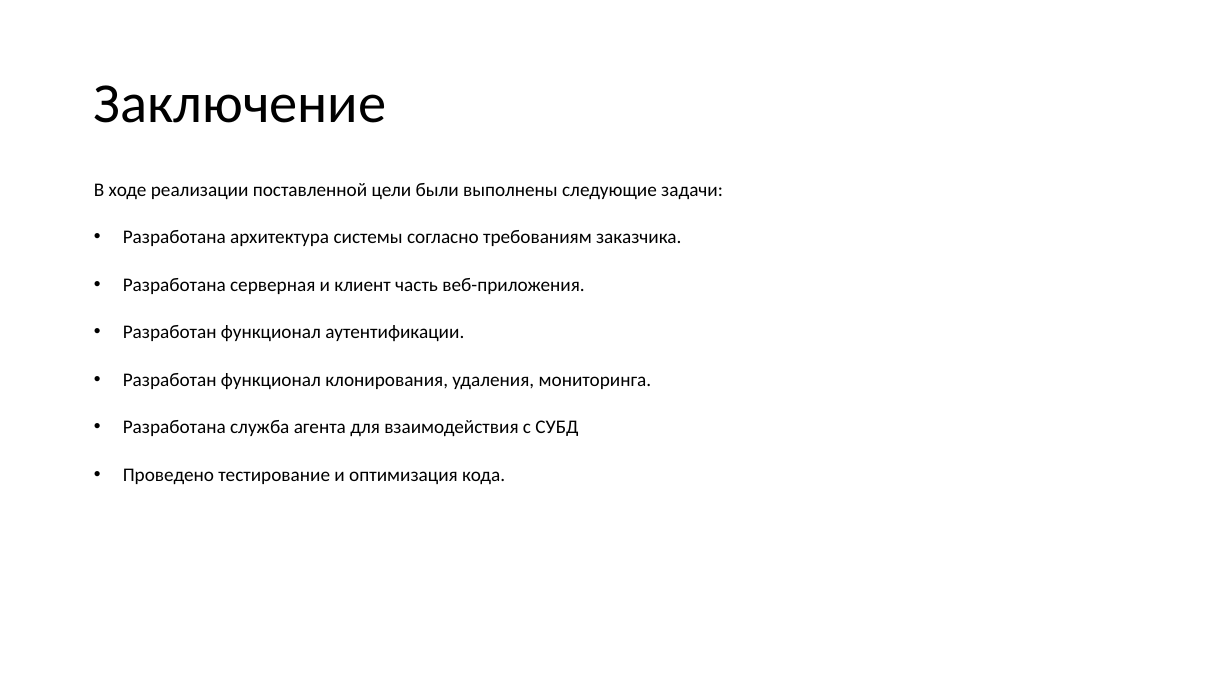
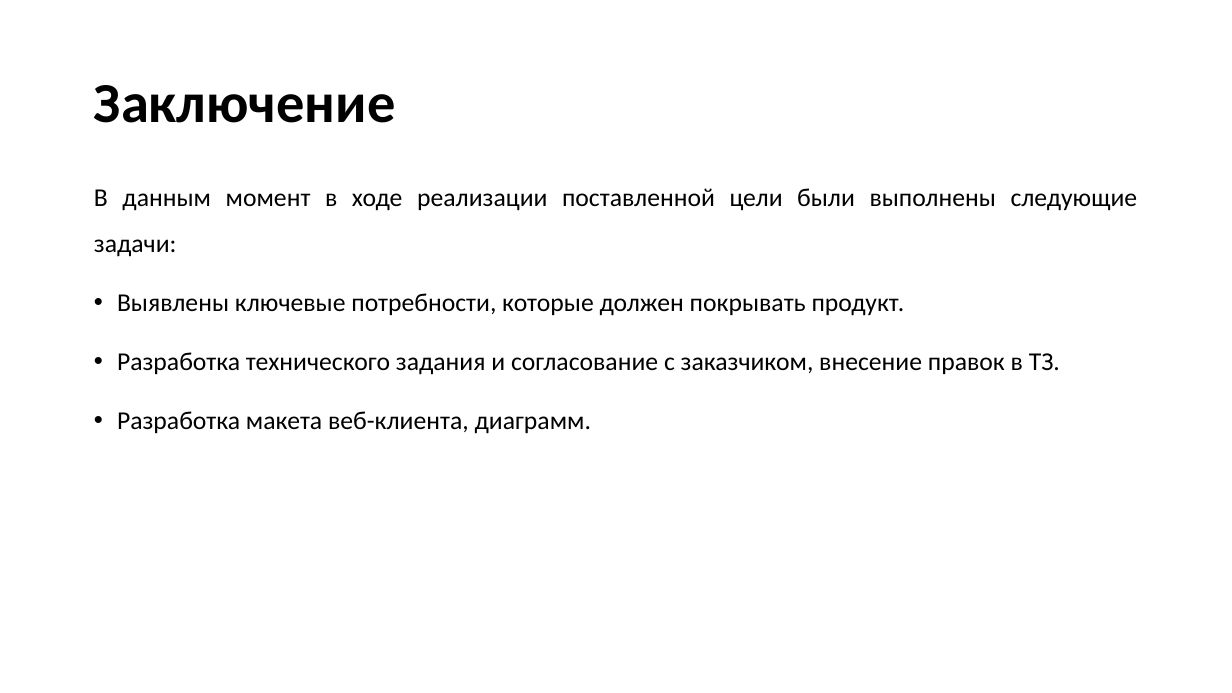
Before and after one commit to Hansola1/VKI, a slide deck: slide 12 of Диплом/Бородина_Анастасия_Владимировна_2207Д2.pptx. Drawn at 1232x693 pixels with LibreOffice and Linux fonts; fonts in the diff are those of the drawing. Boxes give left, top, right and bottom in pixels: in the first picture for what was removed or moved away, otherwise in the second. Text is boxed around its words. In the diff, an @@ line names an element or a change of style, - is before the commit and + after.

```diff
--- a/Диплом/Бородина_Анастасия_Владимировна_2207Д2.pptx
+++ b/Диплом/Бородина_Анастасия_Владимировна_2207Д2.pptx
@@ title "Заключение" at (94,85,395,123): bold on @@
@@ text at (94,188,1138,434): text changed; size 15 to 20 pt @@
-В ходе реализации поставленной цели были выполнены следующие задачи:
-• Разработана архитектура системы согласно требованиям заказчика.
-• Разработана серверная и клиент часть веб-приложения.
-• Разработан функционал аутентификации.
-• Разработан функционал клонирования, удаления, мониторинга.
-• Разработана служба агента для взаимодействия с СУБД
-• Проведено тестирование и оптимизация кода.
+В данным момент в ходе реализации поставленной цели были выполнены следующие задачи:
+• Выявлены ключевые потребности, которые должен покрывать продукт.
+• Разработка технического задания и согласование с заказчиком, внесение правок в ТЗ.
+• Разработка макета веб-клиента, диаграмм.
```
Also in this commit, not shown: 5 other slides changed, 1 slide added, 1 slide removed, 1 other file.
